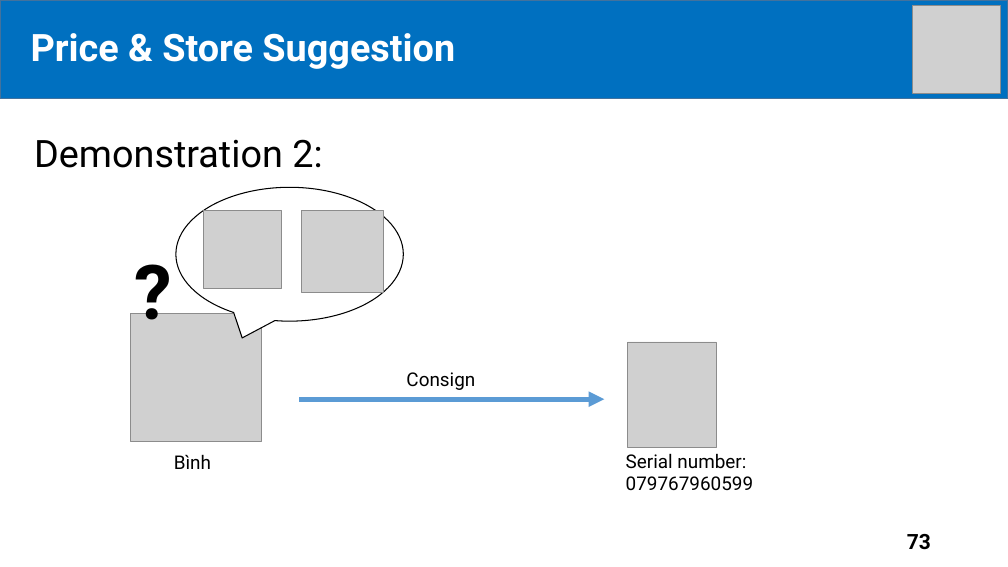
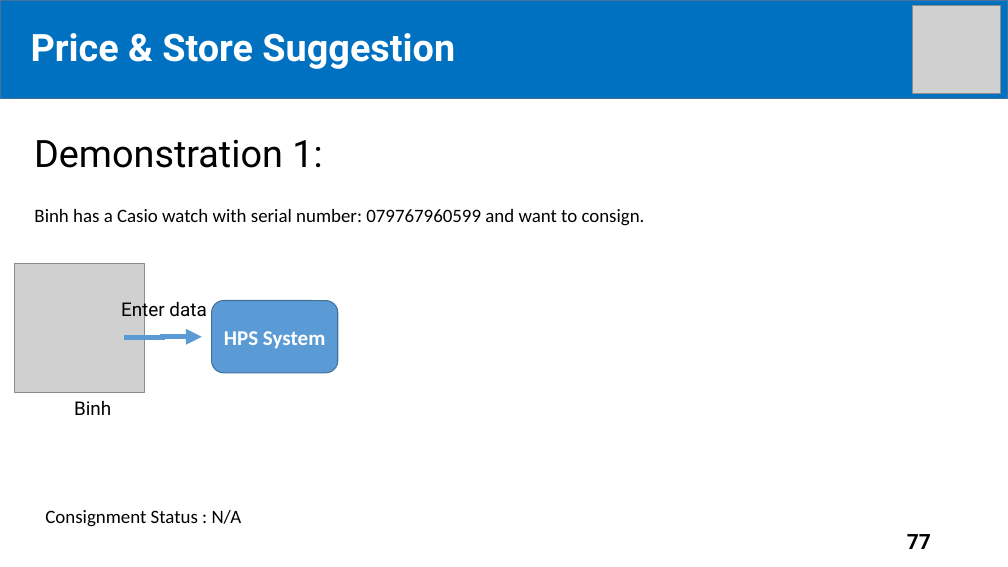
Before and after one commit to tiendan3108/CP, a slide deck: slide 77 of Source/Presentation/PreFinalPresentation.pptx (slide 73 before the commit). Drawn at 1008x567 pixels with LibreOffice and Linux fonts; fonts in the diff are those of the drawing; grey boxes stand for pictures. Boxes give left, top, right and bottom in pixels: in the first picture for what was removed or moved away, otherwise in the second. Text is boxed around its words. In the diff, an @@ line names an element or a change of style, - is before the commit and + after.

```diff
--- a/Source/Presentation/PreFinalPresentation.pptx
+++ b/Source/Presentation/PreFinalPresentation.pptx
@@ text at <box>34,139,322,168</box>: text changed @@
-Demonstration 2:
+Demonstration 1:
@@ text added at <box>34,209,645,226</box>, 18 pt, text #000000 @@
+Binh has a Casio watch with serial number: 079767960599 and want to consign.
@@ speech bubble removed at <box>176,188,404,321</box> @@
@@ picture removed at <box>203,210,281,288</box> @@
@@ picture removed at <box>302,210,384,293</box> @@
@@ picture: place and size @@
-picture at <box>131,313,262,442</box>
+picture at <box>14,264,145,392</box>
@@ text removed at <box>127,240,216,340</box> @@
-?
@@ text added at <box>121,299,206,322</box>, 18 pt, text #000000 @@
+Enter data
@@ rounded rectangle added at <box>212,301,338,374</box>, fill #5B9BD5, outline #43739E 1 pt, 20 pt, text #FFFFFF, bold @@
+HPS System
@@ elbow arrow added from (124, 337) to (202, 337), #5B9BD5 5 pt @@
@@ picture removed at <box>628,342,717,448</box> @@
@@ text removed at <box>406,372,475,390</box> @@
-Consign
@@ text at <box>74,400,111,415</box>: text changed @@
-Bình
+Binh
@@ elbow arrow removed from (299, 399) to (604, 399) @@
@@ text removed at <box>626,453,753,490</box> @@
-Serial number: 079767960599
@@ text added at <box>45,510,242,527</box>, 18 pt, text #000000 @@
+Consignment Status : N/A
@@ page number at <box>907,534,931,549</box>: text changed @@
-73
+77
```
Also in this commit, not shown: 16 other slides changed, 5 slides added.
